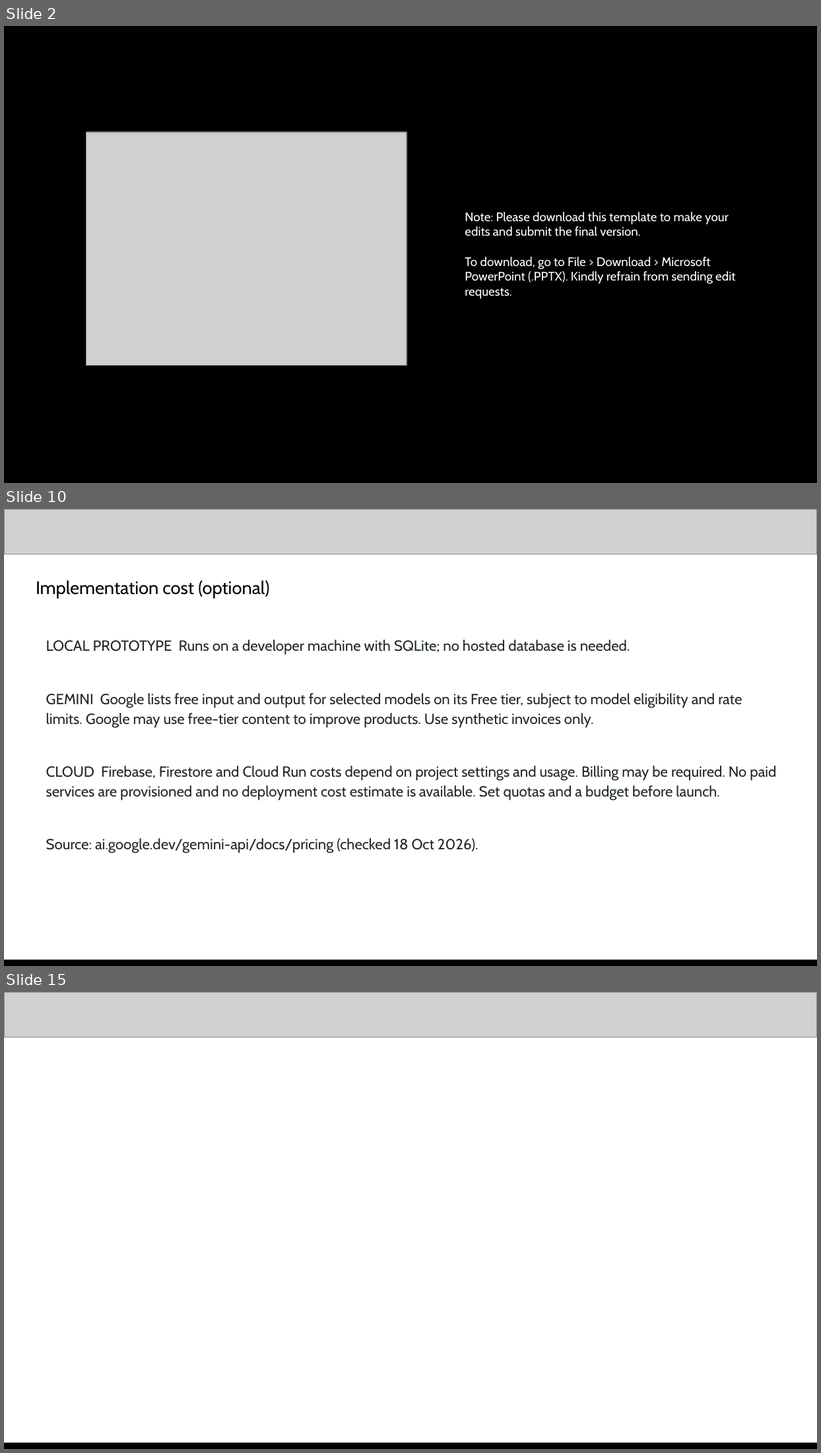
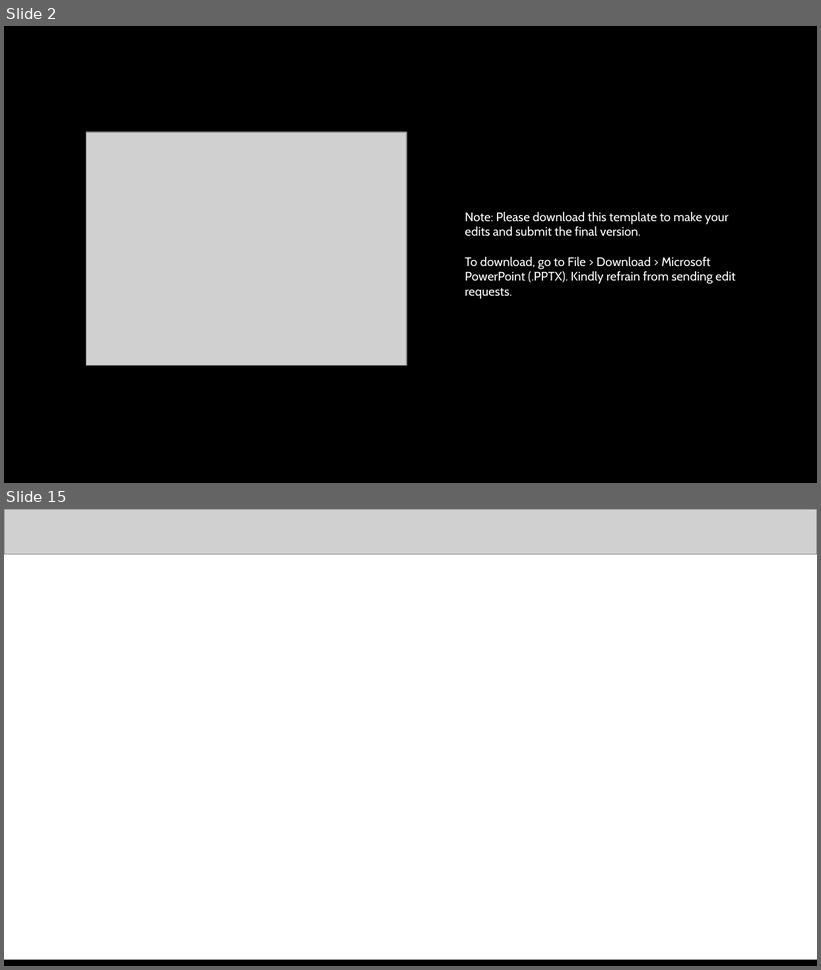
Before and after one commit to NikhilBudaniya/scamshield, a slide deck: artifacts/scamshield-hack2skill-submission.pptx. Shown one above the other, each under a label of ours: slides 2, 10 and 15 before the commit, slides 2 and 15 after it; the slides between them are not shown. The pictures are 821x1453 and 821x970 pixels, drawn with LibreOffice and Linux fonts; fonts in the diff are those of the drawing; grey boxes stand for pictures. Boxes give left, top, right and bottom in pixels: in the first picture for what was removed or moved away, otherwise in the second. Text is boxed around its words. In the diff, an @@ line names an element or a change of style, - is before the commit and + after.

```diff
--- a/artifacts/scamshield-hack2skill-submission.pptx
+++ b/artifacts/scamshield-hack2skill-submission.pptx
@@ slide 10 removed at box(4, 509, 817, 966), background #FFFFFF @@
@@ picture removed at box(4, 509, 817, 554) @@
@@ text removed at box(36, 580, 269, 598) @@
-Implementation cost (optional)
@@ text removed at box(46, 640, 776, 854) @@
-LOCAL PROTOTYPE Runs on a developer machine with SQLite; no hosted database is needed.
-GEMINI Google lists free input and output for selected models on its Free tier, subject to model eligibility and rate limits. Google may use free-tier content to improve products. Use synthetic invoices only.
-CLOUD Firebase, Firestore and Cloud Run costs depend on project settings and usage. Billing may be required. No paid services are provisioned and no deployment cost estimate is available. Set quotas and a budget before launch.
-Source: ai.google.dev/gemini-api/docs/pricing (checked 18 Oct 2026).
@@ picture removed at box(4, 962, 817, 966) @@
@@ rectangle removed at box(4, 960, 817, 966) @@
```
Also in this commit, not shown: 7 slides changed, 5 slides added, 4 other slides removed, 28 other files.
